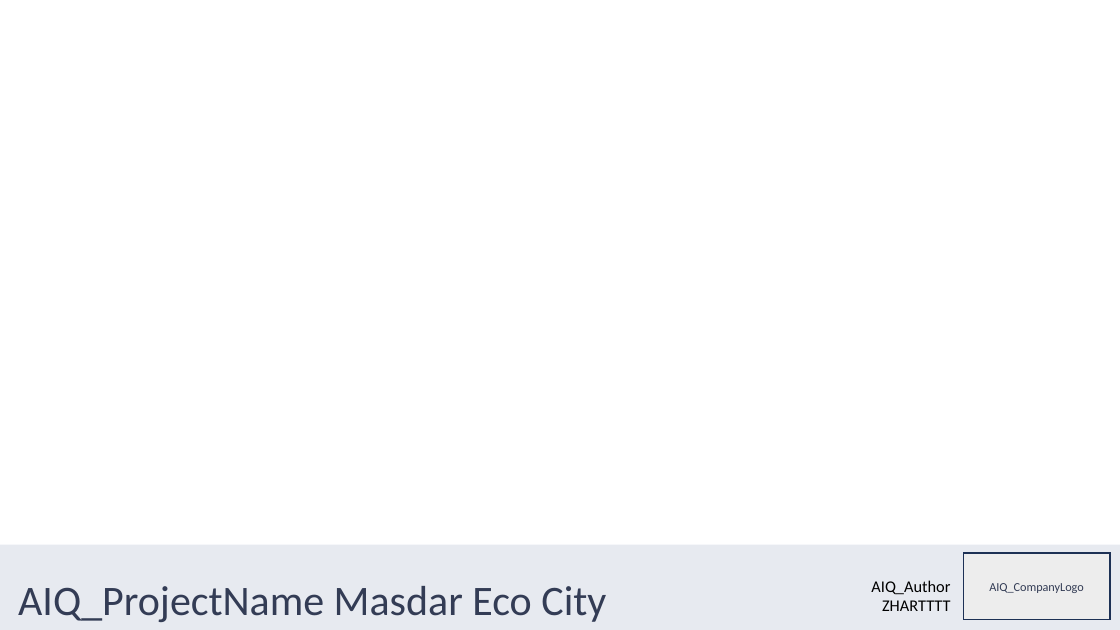
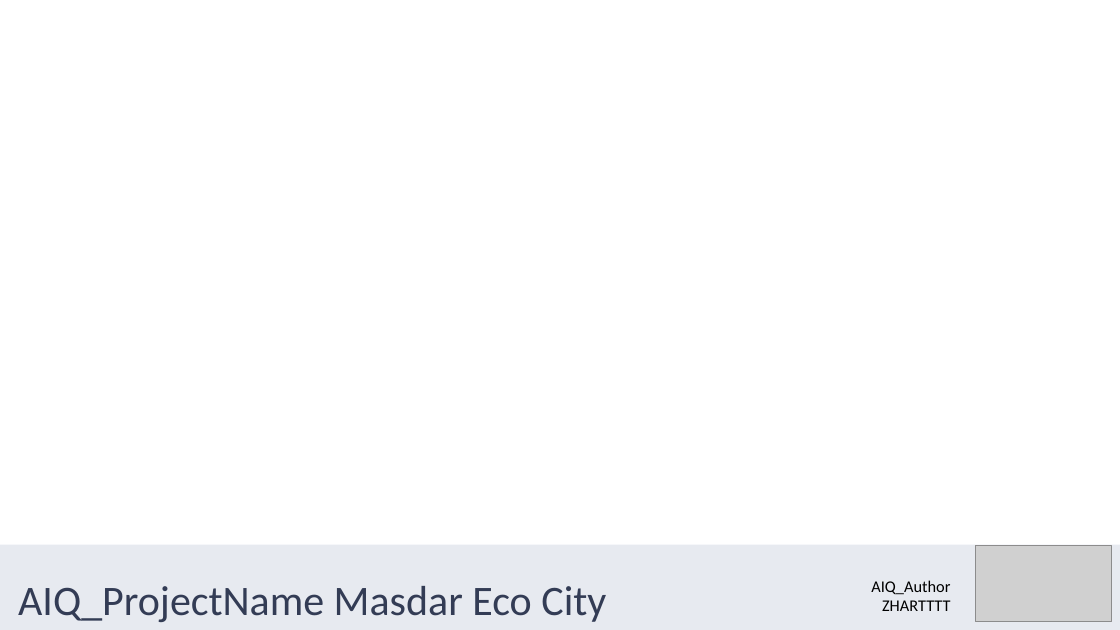
Before and after one commit to Ashwin-Abraham/AIQ-Urban, a slide deck: slide 1 of AIQ.Exports/AIQ Export Resources/AIQUrbanTemplate.pptx. Drawn at 1120x630 pixels with LibreOffice and Linux fonts; fonts in the diff are those of the drawing; grey boxes stand for pictures; background and template pictures are left out. Boxes give left, top, right and bottom in pixels: in the first picture for what was removed or moved away, otherwise in the second. Text is boxed around its words. In the diff, an @@ line names an element or a change of style, - is before the commit and + after.

```diff
--- a/AIQ.Exports/AIQ Export Resources/AIQUrbanTemplate.pptx
+++ b/AIQ.Exports/AIQ Export Resources/AIQUrbanTemplate.pptx
@@ rectangle removed at (964,553,1111,619) @@
-AIQ_CompanyLogo
@@ picture added at (975,545,1112,622) @@
```
Also in this commit, not shown: 3 other slides changed, 19 other files.
